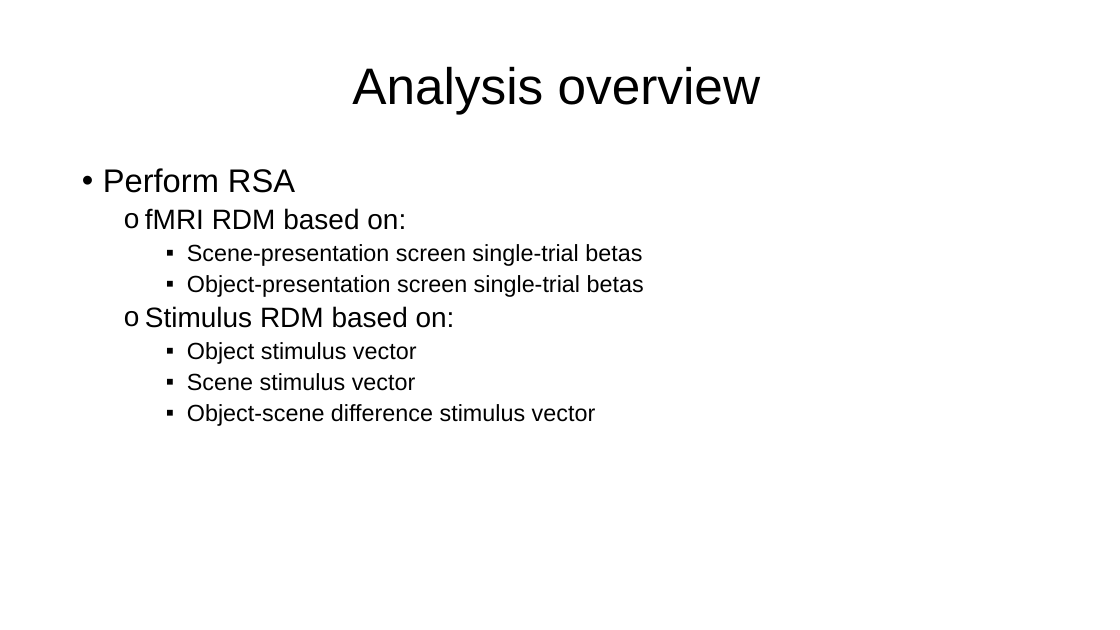
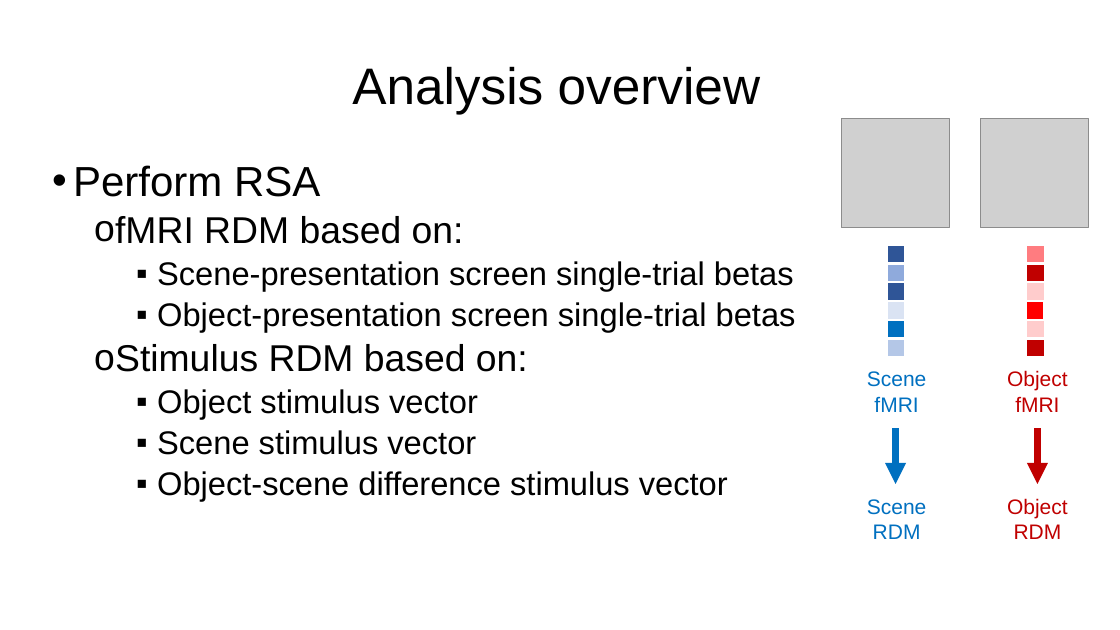
Before and after one commit to paulcbogdan/SchemeRep_PB, a slide deck: slide 13 of docs/SchemeRep_PB_Sep29.pptx (slide 9 before the commit). Drawn at 1120x630 pixels with LibreOffice and Linux fonts; fonts in the diff are those of the drawing; grey boxes stand for pictures. Boxes give left, top, right and bottom in pixels: in the first picture for what was removed or moved away, otherwise in the second. Text is boxed around its words. In the diff, an @@ line names an element or a change of style, - is before the commit and + after.

```diff
--- a/docs/SchemeRep_PB_Sep29.pptx
+++ b/docs/SchemeRep_PB_Sep29.pptx
@@ picture added at [841, 118, 949, 228] @@
@@ picture added at [981, 118, 1089, 228] @@
@@ text "Perform RSA": place and size @@
-text "Perform RSA" at [103, 168, 644, 426]
+text "Perform RSA" at [73, 165, 796, 501]
@@ text "Perform RSA" at [73, 165, 796, 501]: size 28 to 36 pt in "Perform RSA"; size 24 to 32 pt in "fMRI RDM based on:", "Stimulus RDM based on:"; size 20 to 28 pt in "Scene-presentation screen single-trial betas", "Object-presentation screen single-trial betas", "Object stimulus vector", "Scene stimulus vector" and 1 more places @@
@@ rectangle added at [888, 245, 906, 263], fill #2F5597, outline #FFFFFF 1 pt @@
@@ rectangle added at [888, 264, 906, 281], fill #8FAADC, outline #FFFFFF 1 pt @@
@@ rectangle added at [1027, 245, 1044, 263], fill #FF7C80, outline #FFFFFF 1 pt @@
@@ rectangle added at [1027, 264, 1044, 281], fill #C00000, outline #FFFFFF 1 pt @@
@@ rectangle added at [888, 283, 906, 301], fill #2F5597, outline #FFFFFF 1 pt @@
@@ rectangle added at [1027, 283, 1044, 301], fill #FFCCCC, outline #FFFFFF 1 pt @@
@@ rectangle added at [888, 302, 906, 319], fill #DAE3F3, outline #FFFFFF 1 pt @@
@@ rectangle added at [888, 321, 906, 339], fill #0070C0, outline #FFFFFF 1 pt @@
@@ rectangle added at [1027, 302, 1044, 319], fill #FF0000, outline #FFFFFF 1 pt @@
@@ rectangle added at [1027, 321, 1044, 339], fill #FFCCCC, outline #FFFFFF 1 pt @@
@@ rectangle added at [888, 339, 906, 357], fill #B4C7E7, outline #FFFFFF 1 pt @@
@@ rectangle added at [1028, 339, 1045, 357], fill #C00000, outline #FFFFFF 1 pt @@
@@ text added at [867, 371, 927, 412], 18 pt, text #0070C0 @@
+Scene
+fMRI
@@ text added at [1007, 370, 1068, 412], 18 pt, text #C00000 @@
+Object
+fMRI
@@ arrow added from (896, 429) to (896, 484), #0070C0 6 pt @@
@@ arrow added from (1038, 429) to (1038, 484), #C00000 6 pt @@
@@ text added at [867, 499, 927, 539], 18 pt, text #0070C0 @@
+Scene
+RDM
@@ text added at [1007, 498, 1068, 539], 18 pt, text #C00000 @@
+Object
+RDM
```
Also in this commit, not shown: 8 other slides changed, 1 slide added, 4 slides removed, 22 other files.
